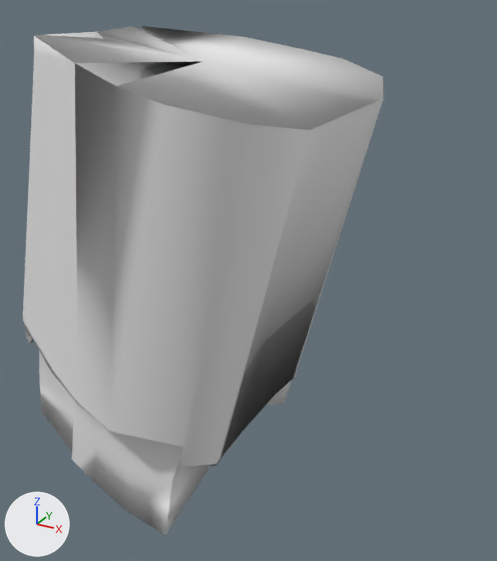
Two versions of the OBJ model src/main/resources/assets/kn8/meshes/kaiju_no15_kikoru/forearm_left.obj, one commit apart.
Before and after are seen from a camera (50 mm lens) standing at (-0.07, -0.249, 0.827) and looking at (-0.217, 0.018, 0.694). The axes (+X, +Y, +Z) are drawn at lower left. The lights are the same throughout. The older version comes first. Where no turn or scale is listed for an object, it has been applied to the vertices. Vertices at exactly the same position are counted once.

Names of what the first picture shows: 'forearm_left'.
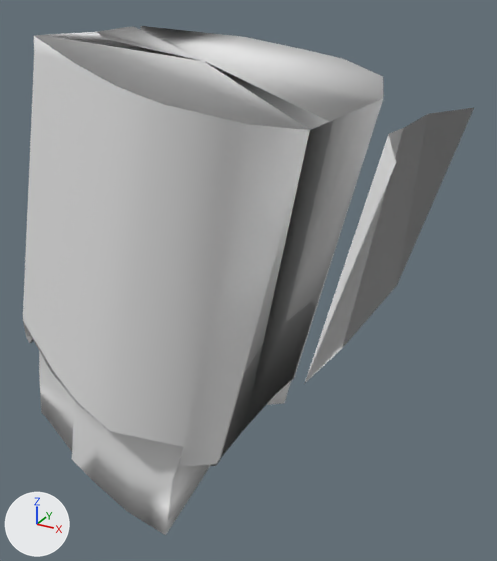
Diff of the bpy script that builds the scene:
```diff
--- a/src/main/resources/assets/kn8/meshes/kaiju_no15_kikoru/forearm_left.obj.py
+++ b/src/main/resources/assets/kn8/meshes/kaiju_no15_kikoru/forearm_left.obj.py
@@ me_forearm_left @@
 # used by ob_forearm_left; location = (0.0, 0.0, 0.0)
-me_forearm_left.from_pydata(...)  # 119 vertices, 234 faces; spans x -0.332..-0.166, y -0.067..0.09, z 0.587..0.805
+me_forearm_left.from_pydata(...)  # 127 vertices, 244 faces; spans x -0.332..-0.132, y -0.067..0.09, z 0.587..0.805
+# me_forearm_left part 1
+# 3 faces are deleted
+# 8 vertices are added at x -0.154..-0.132, y -0.056..0.076, z 0.695..0.776
+# 13 new faces join them
+# other edits to the shape of me_forearm_left do not show in these pictures
```

What differs and where, as boxes [x1, y1, x2, y2] in the pictures (497 x 561 px):
'forearm_left', reshaped (25% wider)
    before: [23, 26, 384, 535]
    after: [23, 26, 474, 535]
part 1 of me_forearm_left, built on
    before: [44, 35, 329, 130]
    after: [44, 35, 474, 384]
